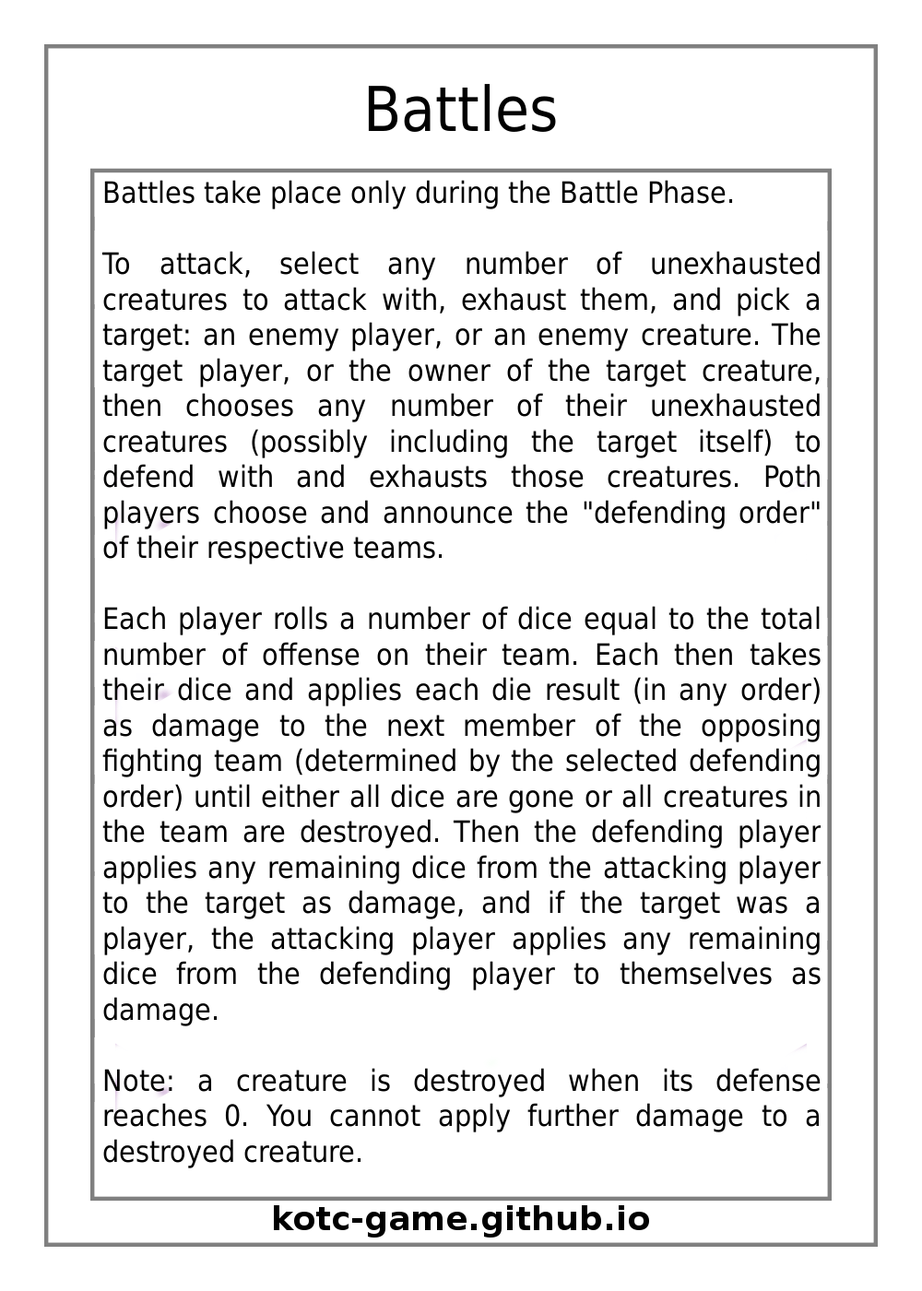
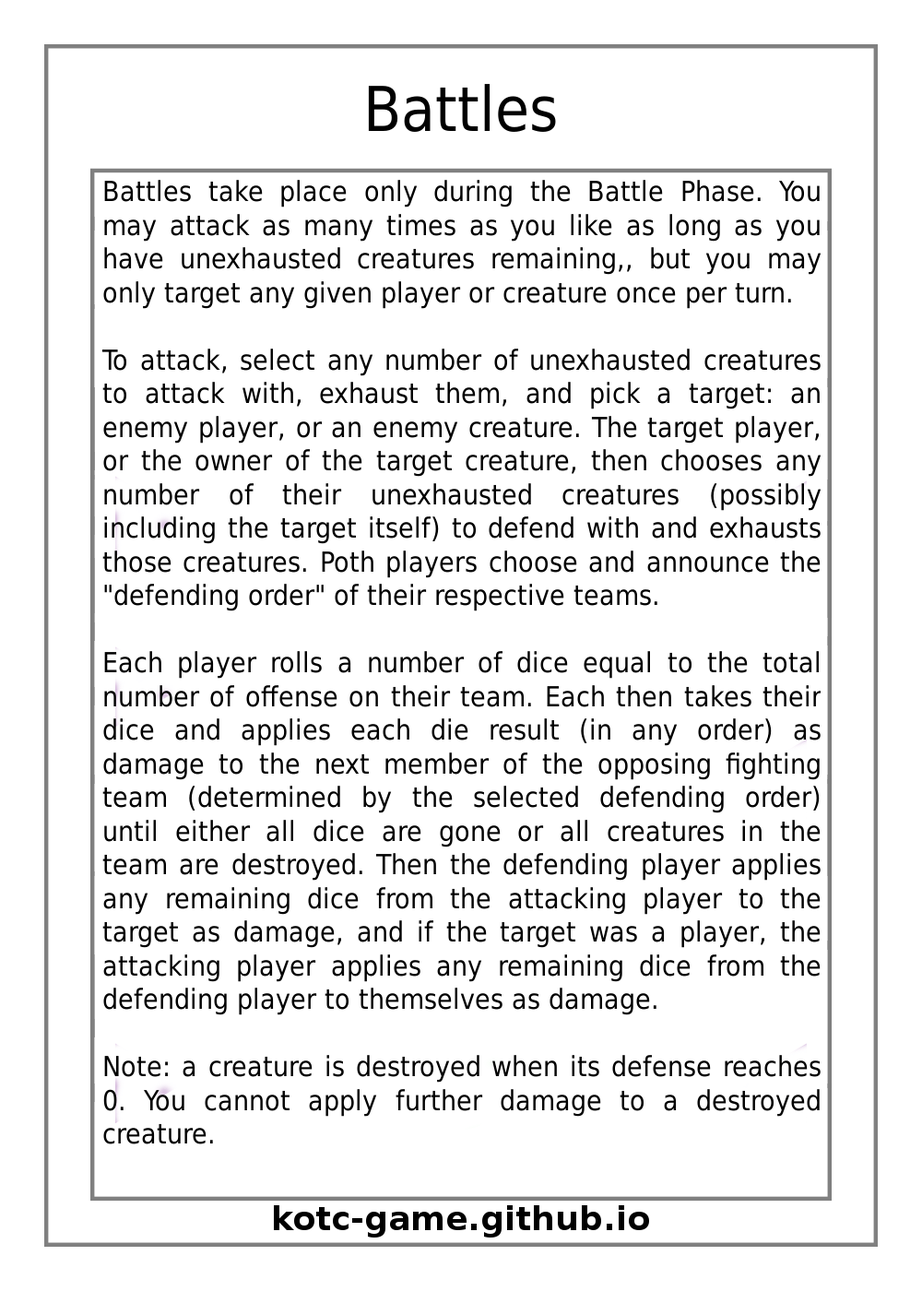
Comparing the layer stacks of the two 922×1291 images. Changes:
painted on "Effect Text" over [101, 179, 822, 1169]
